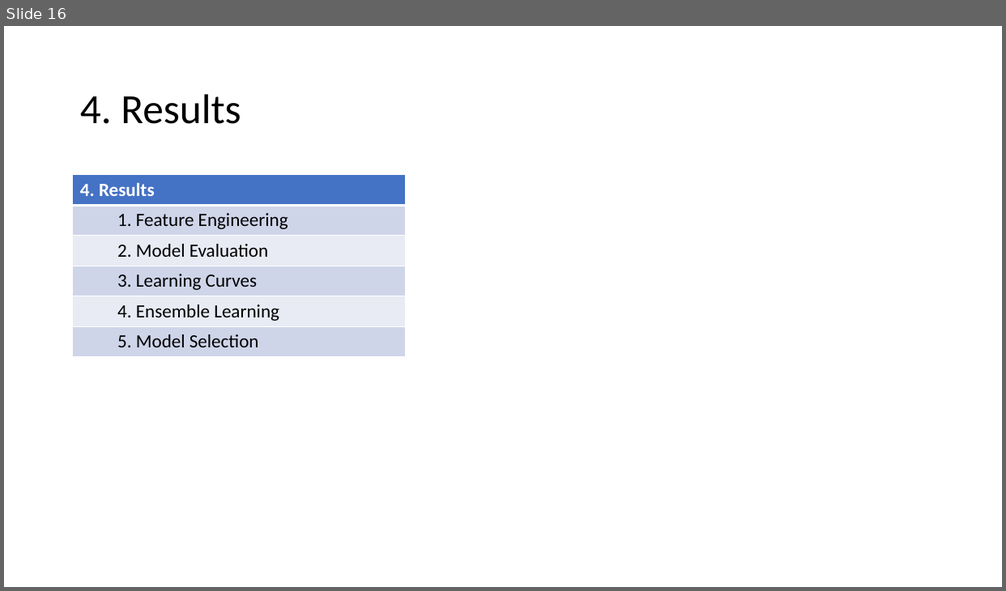
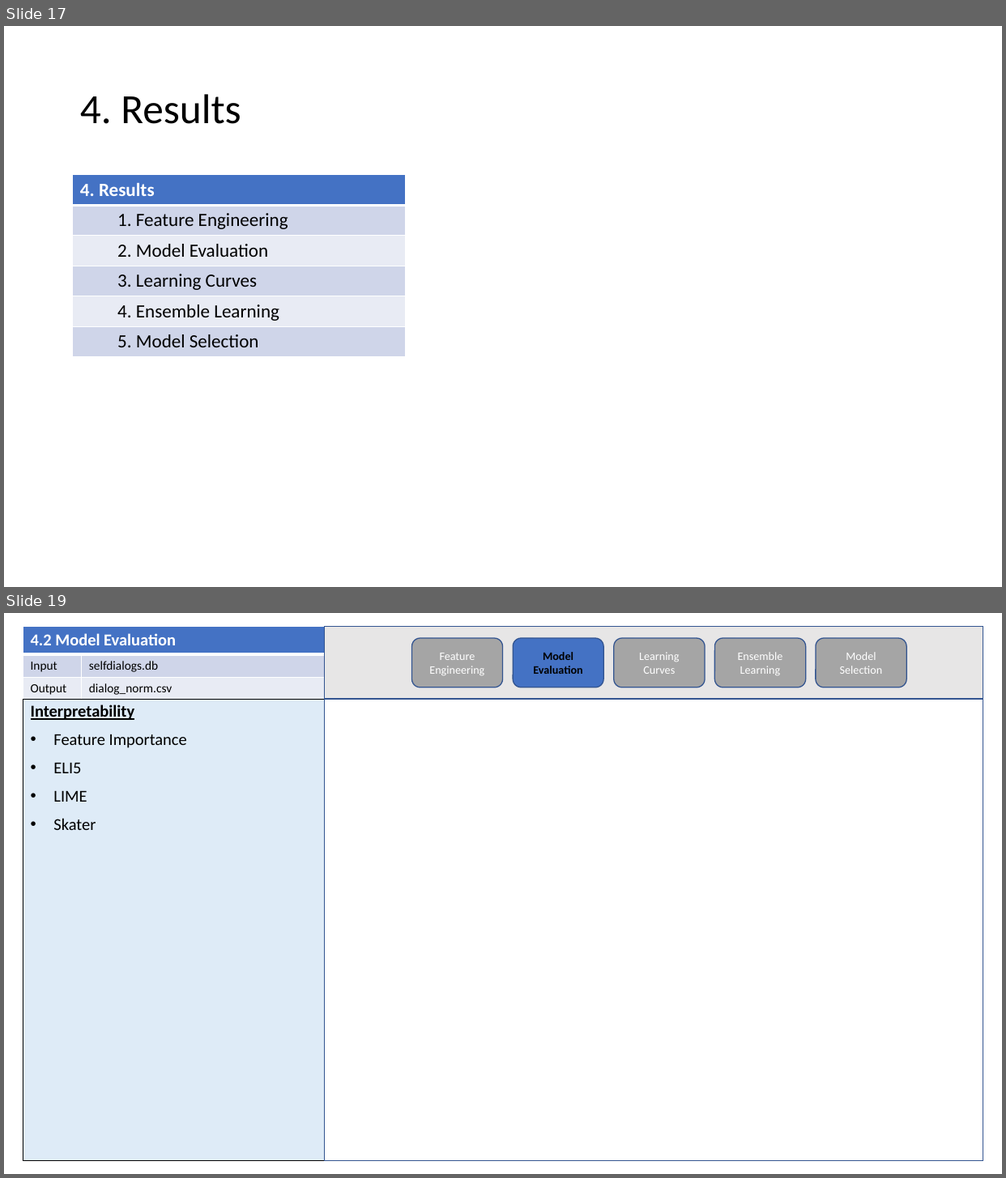
Before and after one commit to CSML1010-3-2020/NLPCourseProject, a slide deck: Final_Project.pptx. Shown one above the other, each under a label of ours: slide 16 before the commit, slides 17 and 19 after it; the slides between them are not shown. The pictures are 1006x591 and 1006x1178 pixels, drawn with LibreOffice and Linux fonts; fonts in the diff are those of the drawing. Boxes give left, top, right and bottom in pixels: in the first picture for what was removed or moved away, otherwise in the second. Text is boxed around its words. In the diff, an @@ line names an element or a change of style, - is before the commit and + after.

```diff
--- a/Final_Project.pptx
+++ b/Final_Project.pptx
@@ slide 19 added at bbox=[4, 613, 1002, 1174], background #FFFFFF @@
@@ table added at bbox=[23, 627, 325, 699], 3 rows, 2 columns @@
+4.2 Model Evaluation | 
+Input | selfdialogs.db
+Output | dialog_norm.csv
@@ group added at bbox=[325, 627, 983, 699]: 5 rounded rectangles, 1 rectangle @@
+Model Evaluation
+Learning Curves
+Ensemble Learning
+Model Selection
+Feature Engineering
@@ text added at bbox=[23, 699, 325, 1161], fill #DEEBF7, outline #000000 0.75 pt, 16 pt, text #000000 @@
+Interpretability
+• Feature Importance
+• ELI5
+• LIME
+• Skater
@@ rectangle added at bbox=[325, 699, 983, 1161], outline #325491 1 pt @@
@@ what was slide 16 is now slide 17 @@
```
Also in this commit, not shown: 9 slides changed, 6 other slides added, 1 slide removed.
